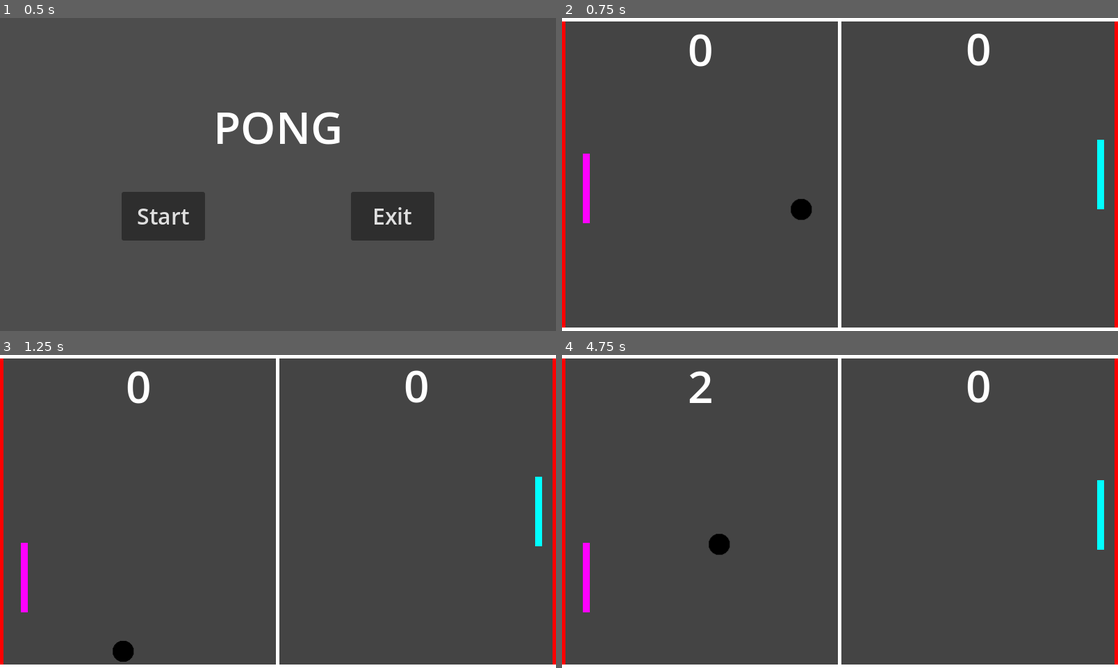
Above: before the commit, frames 1-4 (two rows, left to right).
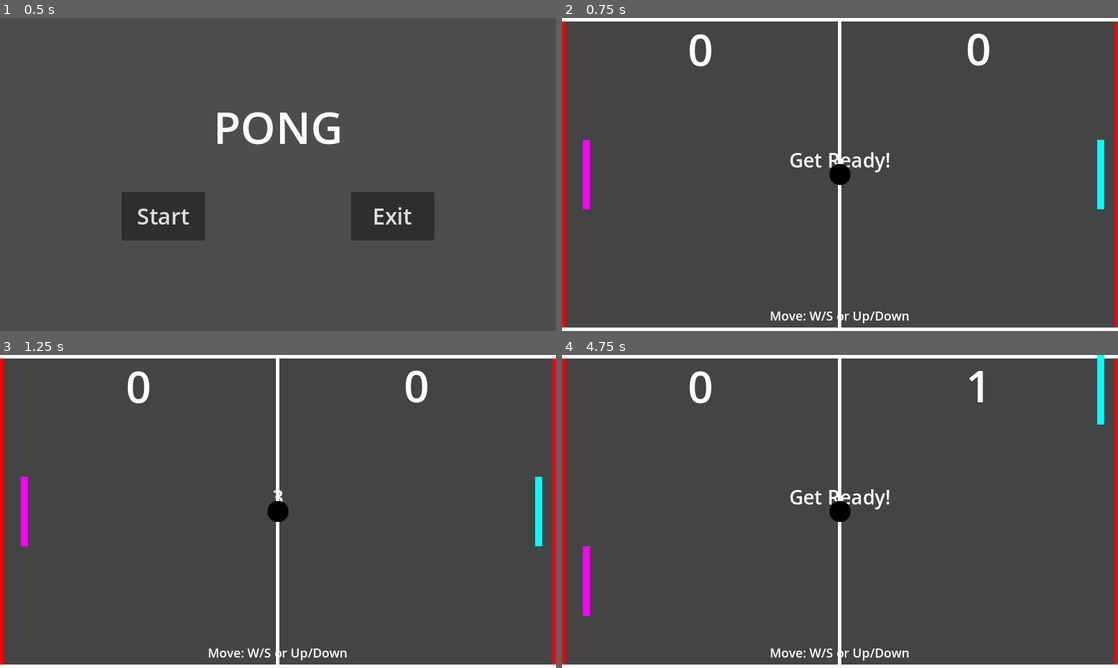
Above: after the commit, the same moments.

Repository: ittokunvim/example-godot
Game: Godot game, scene res://mainmenu.tscn
The game is run twice, just before and just after one commit, with the same random seed, the same clock (stepped at 60 frames per second) and the same inputs.
Inputs:
- Up to frame 1 (0.5 s): no input
- Up to frame 2 (0.75 s): click "Start" at 0.5 s
- Up to frame 3 (1.25 s): no input
- Up to frame 4 (4.75 s): hold Up (player_move_up) 1.28-2.03 s; hold Down (player_move_down) 2.03-2.78 s; hold Up (player_move_up) 2.78-4.28 s; hold Down (player_move_down) from 4.28 s (still down)

Frame 1 is identical in both runs. In frame 2, 1.2% of the frame differs, in the area x 3-63%, y 38-98%; in frame 3, 1.3%; in frame 4, 2.1%, in the area x 3-98%, y 0-98%.

Commit message:
Improve Pong round flow and gameplay
Co-authored-by: Copilot App <223556219+Copilot@users.noreply.github.com>

Diff:
--- a/pong/ball.gd
+++ b/pong/ball.gd
@@ -5,29 +5,35 @@
 signal enemy_scored
 
 
-var _speed := 450.0
+const INITIAL_SPEED := 450.0
+const MAX_SPEED := 800.0
+
+var _speed := INITIAL_SPEED
 var _direction := Vector2.ZERO
 
 
-@onready var _initial_position = self.position
-
+@onready var _initial_position: Vector2 = position
+@onready var _screen_size: Vector2 = get_viewport_rect().size
 
 func _ready() -> void:
-	start()
-
+	_direction = Vector2.ZERO
 
 func _process(delta: float) -> void:
-	# ボールを動かす
-	position += _speed * delta * _direction
-
+	if _direction != Vector2.ZERO:
+		position += _speed * delta * _direction
+		position.y = clamp(position.y, 15.0, _screen_size.y - 15.0)
 
 func _on_area_entered(area: Area2D) -> void:
-	# ボールの跳ね返りを実装
 	if area.is_in_group("walls"):
 		_direction.y = -_direction.y
 	elif area.is_in_group("paddles"):
-		_direction = Vector2(_direction.x * -1, randf() * 2 - 1).normalized()
-	# ボールが跳ね返る音を再生
+		var paddle_visual := area.get_node("ColorRect") as ColorRect
+		var paddle_center := area.position.y + paddle_visual.size.y / 2.0
+		var hit_position := clamp((position.y - paddle_center) / (paddle_visual.size.y / 2.0), -1.0, 1.0)
+		var horizontal_direction := 1.0 if area.name == "Player" else -1.0
+		_direction = Vector2(horizontal_direction, hit_position * 1.25).normalized()
+		_speed = min(_speed * 1.04, MAX_SPEED)
+		position.x += horizontal_direction * 2.0
 	$BounceSound.play()
 
 func _on_visible_on_screen_notifier_2d_screen_exited() -> void:
@@ -40,7 +46,7 @@
 # ボールの初期設定を行う関数
 func start() -> void:
 	position = _initial_position
-	# xの値を-0.2~0.2の間以外の-1.0~1.0に設定
+	_speed = INITIAL_SPEED
 	_direction.x = randf_range(-1.0, 1.0)
 	while abs(_direction.x) <= 0.2:
 		_direction.x = randf_range(-1.0, 1.0)
@@ -51,4 +57,5 @@
 # ボールの動きを止める関数
 func stop() -> void:
 	position = _initial_position
+	_speed = INITIAL_SPEED
 	_direction = Vector2.ZERO
--- a/pong/enemy.gd
+++ b/pong/enemy.gd
@@ -1,27 +1,31 @@
 extends Area2D
 
 
-const MOVE_SPEED = 150
+const MOVE_SPEED := 150.0
 
 
-var _ball: Node2D
+var _ball: Area2D
+var _active := true
 
 
-@onready var _initial_position = self.position
-@onready var _screen_size_y := get_viewport_rect().size.y
-@onready var _enemy_size_y = $ColorRect.size.y
-
+@onready var _initial_position: Vector2 = position
+@onready var _screen_size_y: float = get_viewport_rect().size.y
+@onready var _enemy_size_y: float = $ColorRect.size.y
 
 func _ready() -> void:
-	_ball = get_node("../Ball")
-
+	_ball = get_node("../Ball") as Area2D
 
 func _process(delta: float) -> void:
-	# ボールの位置に応じて敵を動かす
-	var direction_y = 1.0 if position.y + _enemy_size_y / 2.0 < _ball.position.y else -1.0
+	if not _active:
+		return
+	var direction_y := 1.0 if position.y + _enemy_size_y / 2.0 < _ball.position.y else -1.0
 	position.y = clamp(position.y + direction_y * MOVE_SPEED * delta, 0, _screen_size_y - _enemy_size_y)
 
 
 # 初期位置に戻す関数
 func reset() -> void:
 	position = _initial_position
+
+
+func set_active(active: bool) -> void:
+	_active = active
--- a/pong/player.gd
+++ b/pong/player.gd
@@ -1,13 +1,24 @@
 extends Area2D
 
 
-const MOVE_SPEED = 400
+const MOVE_SPEED := 400.0
+
+var _active := true
+
+@onready var _screen_size_y: float = get_viewport_rect().size.y
+@onready var _player_size_y: float = $ColorRect.size.y
+@onready var _initial_position: Vector2 = position
+
+func _process(delta: float) -> void:
+	if not _active:
+		return
+	var input := Input.get_action_strength("player_move_down") - Input.get_action_strength("player_move_up")
+	position.y = clamp(position.y + input * MOVE_SPEED * delta, 0, _screen_size_y - _player_size_y)
 
 
-@onready var _screen_size_y := get_viewport_rect().size.y
-@onready var _player_size_y = $ColorRect.size.y
+func reset() -> void:
+	position = _initial_position
 
 
-func _process(delta: float) -> void:
-	var input := Input.get_action_strength("player_move_down") - Input.get_action_strength("player_move_up")
-	position.y = clamp(position.y + input * MOVE_SPEED * delta, 0, _screen_size_y - _player_size_y)
+func set_active(active: bool) -> void:
+	_active = active
--- a/pong/pong.gd
+++ b/pong/pong.gd
@@ -1,34 +1,80 @@
 extends Node
 
+const WINNING_SCORE := 5
+const ROUND_DELAY := 0.75
 
-# リトライボタンを押したら
+@onready var _player: Area2D = $Player
+@onready var _enemy: Area2D = $Enemy
+@onready var _ball: Area2D = $Ball
+@onready var _ui: Control = $UI
+@onready var _retry: Control = $UI/Retry
+
+var _round_active := false
+var _game_over := false
+
+
+func _ready() -> void:
+	_start_round()
+
 func new_game() -> void:
-	$UI/Retry.visible = false
-	$Enemy.reset()
-	$UI.reset()
-	$Ball.start()
+	_retry.visible = false
+	_game_over = false
+	_ui.reset()
+	_player.reset()
+	_enemy.reset()
+	_start_round()
 
 
 # タイトルに戻るボタンを押したら
 func back_to_title() -> void:
-	# シーンをメインメニューに切り替え
 	get_tree().change_scene_to_file("res://mainmenu.tscn")
 
-# プレイヤーに得点が入った
 func _on_ball_player_scored() -> void:
-	$UI.add_player_score()
-	if $UI.player_score >= 5:
-		$UI/Retry.visible = true
-		$Ball.stop()
-	else:
-		$Ball.start()
+	if not _round_active:
+		return
+	_ui.add_player_score()
+	_finish_point(_ui.player_score >= WINNING_SCORE)
+
+func _on_ball_enemy_scored() -> void:
+	if not _round_active:
+		return
+	_ui.add_enemy_score()
+	_finish_point(_ui.enemy_score >= WINNING_SCORE)
 
 
-# 的に得点が入ってしまった
-func _on_ball_enemy_scored() -> void:
-	$UI.add_enemy_score()
-	if $UI.enemy_score >= 5:
-		$UI/Retry.visible = true
-		$Ball.stop()
-	else:
-		$Ball.start()
+func _finish_point(game_over: bool) -> void:
+	_round_active = false
+	_player.set_active(false)
+	_enemy.set_active(false)
+	_ball.stop()
+	if game_over:
+		_game_over = true
+		_retry.visible = true
+		_ui.show_game_over(_ui.player_score > _ui.enemy_score)
+		return
+	_ui.show_round_message("Point!")
+	await get_tree().create_timer(ROUND_DELAY).timeout
+	if not _game_over:
+		_start_round()
+
+
+func _start_round() -> void:
+	_round_active = false
+	_player.set_active(false)
+	_enemy.set_active(false)
+	_ball.stop()
+	_ui.show_round_message("Get Ready!")
+	await get_tree().create_timer(0.5).timeout
+	_ui.show_round_message("3")
+	await get_tree().create_timer(0.5).timeout
+	_ui.show_round_message("2")
+	await get_tree().create_timer(0.5).timeout
+	_ui.show_round_message("1")
+	await get_tree().create_timer(0.5).timeout
+	if _game_over:
+		return
+	_round_active = true
+	_player.set_active(true)
+	_enemy.set_active(true)
+	_ui.show_round_message("Play!")
+	_ball.start()
--- a/pong/pong.tscn
+++ b/pong/pong.tscn
@@ -145,6 +145,30 @@
 theme_override_font_sizes/font_size = 64
 text = "0
 "
+horizontal_alignment = 1
+
+[node name="Status" type="Label" parent="UI" unique_id=279891092]
+layout_mode = 1
+anchors_preset = 10
+anchor_right = 1.0
+offset_top = 185.0
+offset_bottom = 230.0
+grow_horizontal = 2
+theme_override_font_sizes/font_size = 28
+text = "Get Ready!"
+horizontal_alignment = 1
+
+[node name="Controls" type="Label" parent="UI" unique_id=279891093]
+layout_mode = 1
+anchors_preset = 12
+anchor_top = 1.0
+anchor_right = 1.0
+anchor_bottom = 1.0
+offset_top = -35.0
+grow_horizontal = 2
+grow_vertical = 0
+theme_override_font_sizes/font_size = 18
+text = "Move: W/S or Up/Down"
 horizontal_alignment = 1
 
 [node name="Retry" type="Control" parent="UI" unique_id=1063064771]
@@ -178,7 +202,7 @@
 offset_bottom = 150.0
 grow_horizontal = 2
 theme_override_font_sizes/font_size = 32
-text = "Player Won !"
+text = "Player Won!"
 horizontal_alignment = 1
 vertical_alignment = 1
 
--- a/pong/ui.gd
+++ b/pong/ui.gd
@@ -1,8 +1,8 @@
 extends Control
 
 
-@export var player_score = 0
-@export var enemy_score = 0
+var player_score: int = 0
+var enemy_score: int = 0
 
 
 func add_player_score() -> void:
@@ -16,8 +16,19 @@
 	$EnemyScore.text = str(enemy_score)
 	$PointGetSound.play()
 
+
 func reset() -> void:
 	player_score = 0
 	enemy_score = 0
 	$PlayerScore.text = str(player_score)
 	$EnemyScore.text = str(enemy_score)
+	$Status.text = "Get Ready!"
+
+
+func show_round_message(message: String) -> void:
+	$Status.text = message
+
+
+func show_game_over(player_won: bool) -> void:
+	$Status.text = "Game Over"
+	$Retry/Title.text = "Player Won!" if player_won else "Enemy Won!"
Not shown, changed: README.md
